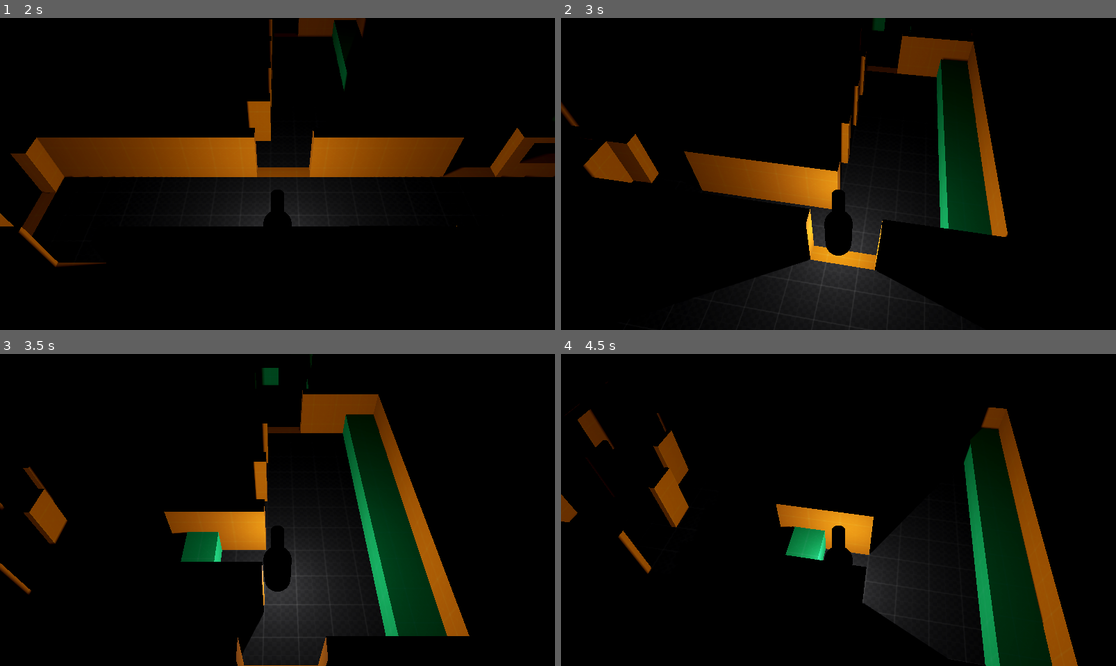
Above: before the commit, frames 1-4 (two rows, left to right).
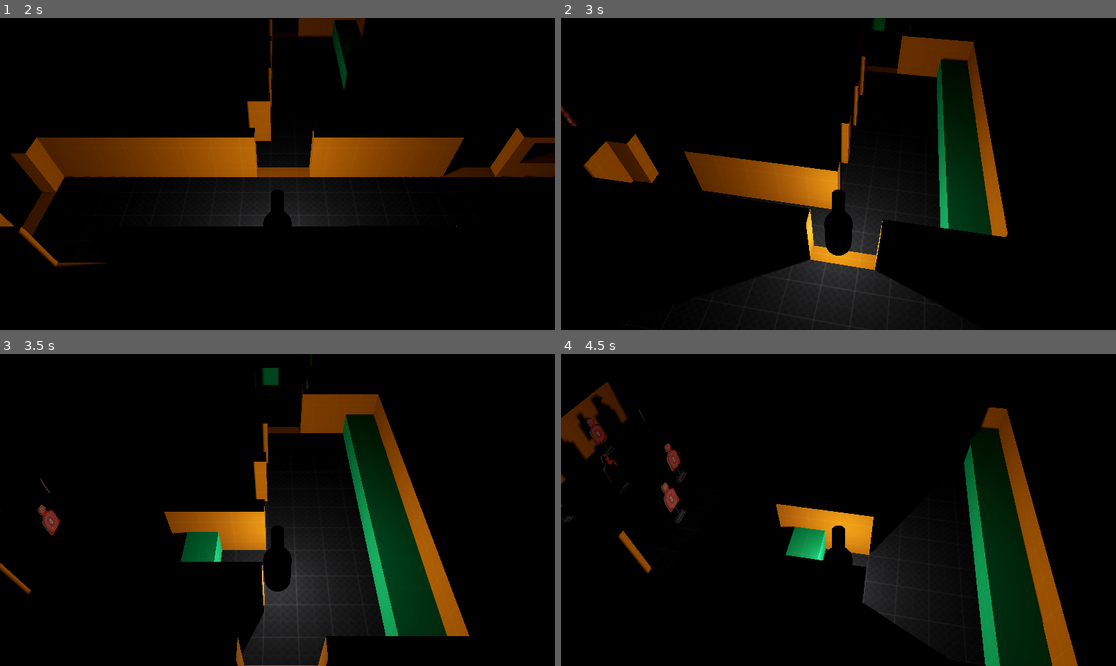
Above: after the commit, the same moments.

Repository: KitiDeveloper/GodotWildJam-86
Game: Godot game, scene res://Scenes/Levels/TestWorld.tscn
The game is run twice, just before and just after one commit, with the same random seed, the same clock (stepped at 60 frames per second) and the same inputs. The project has no main scene, so this scene is started directly.
Inputs:
- Up to frame 1 (2 s): tap Enter at 0.5 s; hold D (Movement Right) 0.53-1.28 s; tap Z (Rotate Camera Left) at 0.6 s; tap Space at 1.25 s; hold S (Movement Down) from 1.28 s (still down); tap C (Rotate Camera Right) at 1.35 s
- Up to frame 2 (3 s): release S (Movement Down) at 2.03 s; hold D (Movement Right) 2.03-2.78 s; tap Z (Rotate Camera Left) at 2.1 s; hold W (Movement Up) from 2.78 s (still down); tap C (Rotate Camera Right) at 2.85 s
- Up to frame 3 (3.5 s): keep holding W (Movement Up)
- Up to frame 4 (4.5 s): release W (Movement Up) at 3.53 s; hold A (Movement Left) from 3.53 s (still down); tap Z (Rotate Camera Left) at 3.6 s; tap Enter at 4.25 s; tap C (Rotate Camera Right) at 4.35 s

Frame 1 is identical in both runs. In frame 2, less than 0.1% of the frame differs, in the area x 0-4%, y 26-35%; in frame 3, 0.8%; in frame 4, 2.6%, in the area x 0-48%, y 8-56%.

Commit message:
Made A Range Target prop
i also put in in engine so its all set up and in the map

Diff:
--- /dev/null
+++ b/Project/3D/MediumProps/RangeTarget/range_target.tscn
@@ -0,0 +1,15 @@
+[gd_scene load_steps=3 format=3 uid="uid://b41dypo4vopbx"]
+
+[ext_resource type="PackedScene" uid="uid://chqkxu4my8key" path="res://3D/MediumProps/RangeTarget/RangeTarget.glb" id="1_rffpy"]
+
+[sub_resource type="BoxShape3D" id="BoxShape3D_rffpy"]
+size = Vector3(0.26104736, 1.7086792, 0.66552734)
+
+[node name="RangeTarget2" instance=ExtResource("1_rffpy")]
+
+[node name="StaticBody3D" type="StaticBody3D" parent="." index="2"]
+collision_mask = 2
+
+[node name="CollisionShape3D" type="CollisionShape3D" parent="StaticBody3D" index="0"]
+transform = Transform3D(1, 0, 0, 0, 1, 0, 0, 0, 1, 0.0011901855, 0.86380005, 0.0075683594)
+shape = SubResource("BoxShape3D_rffpy")
--- a/Project/Scenes/Levels/TestWorld.tscn
+++ b/Project/Scenes/Levels/TestWorld.tscn
@@ -1,9 +1,10 @@
-[gd_scene load_steps=8 format=3 uid="uid://41p7xvyijvy0"]
+[gd_scene load_steps=9 format=3 uid="uid://41p7xvyijvy0"]
 
 [ext_resource type="Material" uid="uid://c34epdrb052kh" path="res://ProtoType_Tools/Textures/Dark/Texture_07.tres" id="1_457uk"]
 [ext_resource type="Material" uid="uid://dsimmi4yon4fc" path="res://ProtoType_Tools/Textures/Orange/Texture_05.tres" id="2_sr1yi"]
 [ext_resource type="Material" uid="uid://byhmwrf00h0a7" path="res://ProtoType_Tools/Textures/Green/Texture_05.tres" id="3_w6hgi"]
 [ext_resource type="PackedScene" uid="uid://bgejr1a50xrhe" path="res://Scenes/Player.tscn" id="4_nw68e"]
+[ext_resource type="PackedScene" uid="uid://b41dypo4vopbx" path="res://3D/MediumProps/RangeTarget/range_target.tscn" id="5_crfra"]
 
 [sub_resource type="ProceduralSkyMaterial" id="ProceduralSkyMaterial_nw68e"]
 sky_horizon_color = Color(0.66224277, 0.6717428, 0.6867428, 1)
@@ -401,16 +402,6 @@
 size = Vector3(3, 2, 0.5)
 material = ExtResource("2_sr1yi")
 
-[node name="CSGBox3D122" type="CSGBox3D" parent="CSGCombiner3D"]
-transform = Transform3D(1, 0, 0, 0, 1, 0, 0, 0, 1, -28.125433, 1.5, -7.4854093)
-size = Vector3(0.1829834, 2, 1)
-material = ExtResource("2_sr1yi")
-
-[node name="CSGBox3D123" type="CSGBox3D" parent="CSGCombiner3D"]
-transform = Transform3D(1, 0, 0, 0, 1, 0, 0, 0, 1, -24.125433, 1.5, -8.485409)
-size = Vector3(0.1829834, 2, 1)
-material = ExtResource("2_sr1yi")
-
 [node name="CSGBox3D162" type="CSGBox3D" parent="CSGCombiner3D"]
 transform = Transform3D(1, 0, 0, 0, 1, 0, 0, 0, 1, 3.100676, 1.5, -16.059105)
 size = Vector3(0.1829834, 2, 1)
@@ -441,31 +432,6 @@
 size = Vector3(0.1829834, 2, 1)
 material = ExtResource("2_sr1yi")
 
-[node name="CSGBox3D124" type="CSGBox3D" parent="CSGCombiner3D"]
-transform = Transform3D(1, 0, 0, 0, 1, 0, 0, 0, 1, -27.125433, 1.5, -9.485409)
-size = Vector3(0.1829834, 2, 1)
-material = ExtResource("2_sr1yi")
-
-[node name="CSGBox3D125" type="CSGBox3D" parent="CSGCombiner3D"]
-transform = Transform3D(1, 0, 0, 0, 1, 0, 0, 0, 1, -25.125433, 1.5, -10.485409)
-size = Vector3(0.1829834, 2, 1)
-material = ExtResource("2_sr1yi")
-
-[node name="CSGBox3D126" type="CSGBox3D" parent="CSGCombiner3D"]
-transform = Transform3D(1, 0, 0, 0, 1, 0, 0, 0, 1, -29.125433, 1.5, -11.485409)
-size = Vector3(0.1829834, 2, 1)
-material = ExtResource("2_sr1yi")
-
-[node name="CSGBox3D127" type="CSGBox3D" parent="CSGCombiner3D"]
-transform = Transform3D(1, 0, 0, 0, 1, 0, 0, 0, 1, -26.125433, 1.5, -12.485409)
-size = Vector3(0.1829834, 2, 1)
-material = ExtResource("2_sr1yi")
-
-[node name="CSGBox3D128" type="CSGBox3D" parent="CSGCombiner3D"]
-transform = Transform3D(1, 0, 0, 0, 1, 0, 0, 0, 1, -28.125433, 1.5, -13.485409)
-size = Vector3(0.1829834, 2, 1)
-material = ExtResource("2_sr1yi")
-
 [node name="CSGBox3D12" type="CSGBox3D" parent="CSGCombiner3D"]
 transform = Transform3D(1, 0, 0, 0, 1, 0, 0, 0, 1, 1, 1.5, 25)
 size = Vector3(8, 2, 0.5)
@@ -1099,3 +1065,28 @@
 [node name="RotateCoolDown" type="Timer" parent="."]
 wait_time = 0.3
 one_shot = true
+
+[node name="MediumProps" type="Node3D" parent="."]
+
+[node name="RangeTargets" type="Node3D" parent="MediumProps"]
+
+[node name="RangeTarget2" parent="MediumProps/RangeTargets" instance=ExtResource("5_crfra")]
+transform = Transform3D(1, 0, 0, 0, 1, 0, 0, 0, 1, -24.13309, 0.50037044, -8.494097)
+
+[node name="RangeTarget3" parent="MediumProps/RangeTargets" instance=ExtResource("5_crfra")]
+transform = Transform3D(1, 0, 0, 0, 1, 0, 0, 0, 1, -25.11084, 0.50037044, -10.503321)
+
+[node name="RangeTarget4" parent="MediumProps/RangeTargets" instance=ExtResource("5_crfra")]
+transform = Transform3D(1, 0, 0, 0, 1, 0, 0, 0, 1, -26.129606, 0.50037044, -12.5158205)
+
+[node name="RangeTarget5" parent="MediumProps/RangeTargets" instance=ExtResource("5_crfra")]
+transform = Transform3D(1, 0, 0, 0, 1, 0, 0, 0, 1, -27.095106, 0.50037044, -9.514041)
+
+[node name="RangeTarget6" parent="MediumProps/RangeTargets" instance=ExtResource("5_crfra")]
+transform = Transform3D(1, 0, 0, 0, 1, 0, 0, 0, 1, -28.149042, 0.50037044, -7.488445)
+
+[node name="RangeTarget7" parent="MediumProps/RangeTargets" instance=ExtResource("5_crfra")]
+transform = Transform3D(1, 0, 0, 0, 1, 0, 0, 0, 1, -28.114067, 0.50037044, -13.508265)
+
+[node name="RangeTarget8" parent="MediumProps/RangeTargets" instance=ExtResource("5_crfra")]
+transform = Transform3D(1, 0, 0, 0, 1, 0, 0, 0, 1, -29.114067, 0.50037044, -11.508265)
Not shown, added: Project/3D/MediumProps/RangeTarget/RangeTarget.blend.import
Binary file added: Project/3D/MediumProps/RangeTarget/RangeTarget.glb
Not shown, added: Project/3D/MediumProps/RangeTarget/RangeTarget.glb.import
Binary file added: Project/3D/MediumProps/RangeTarget/RangeTarget_RangeTargetAlbedo.png
Not shown, added: Project/3D/MediumProps/RangeTarget/RangeTarget_RangeTargetAlbedo.png.import
Not shown, changed: Obsidian vault/.obsidian/workspace.json
Not shown, changed: Obsidian vault/Godot Wild Jam #86/Personal Spaces/Kiti's WhiteBoard.canvas
Not shown, added: Project/3D/MediumProps/RangeTarget/RangeTarget.blend
Not shown, added: Project/3D/MediumProps/RangeTarget/RangeTarget.blend1
